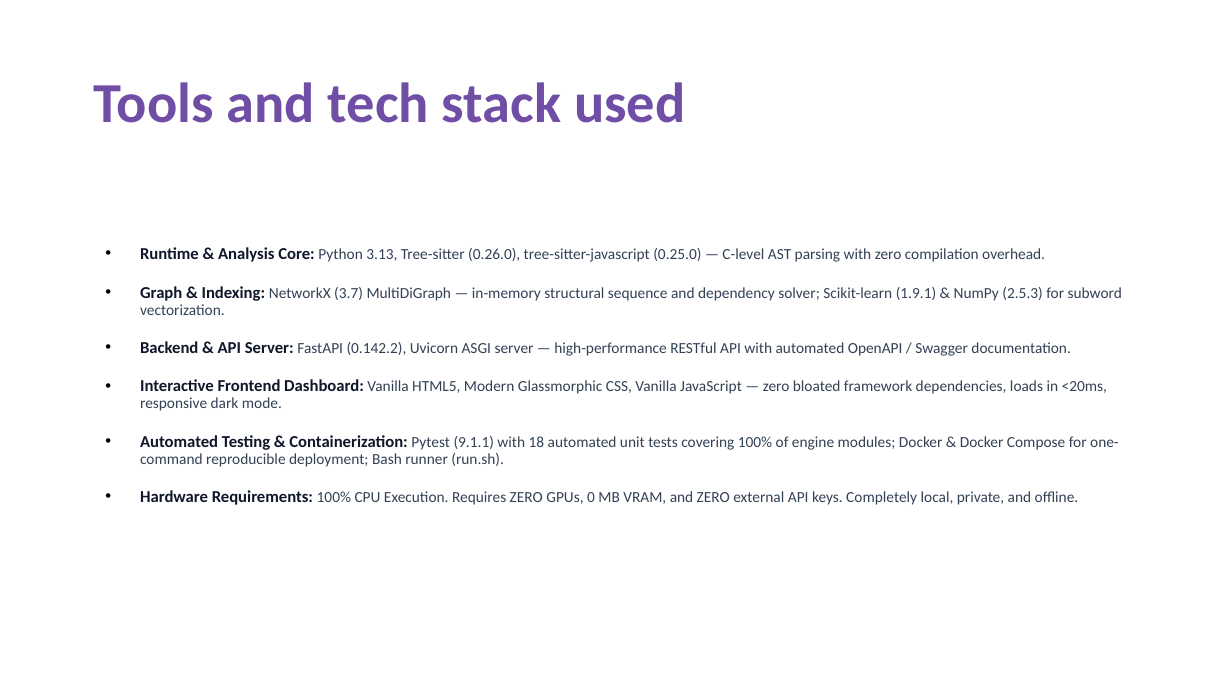
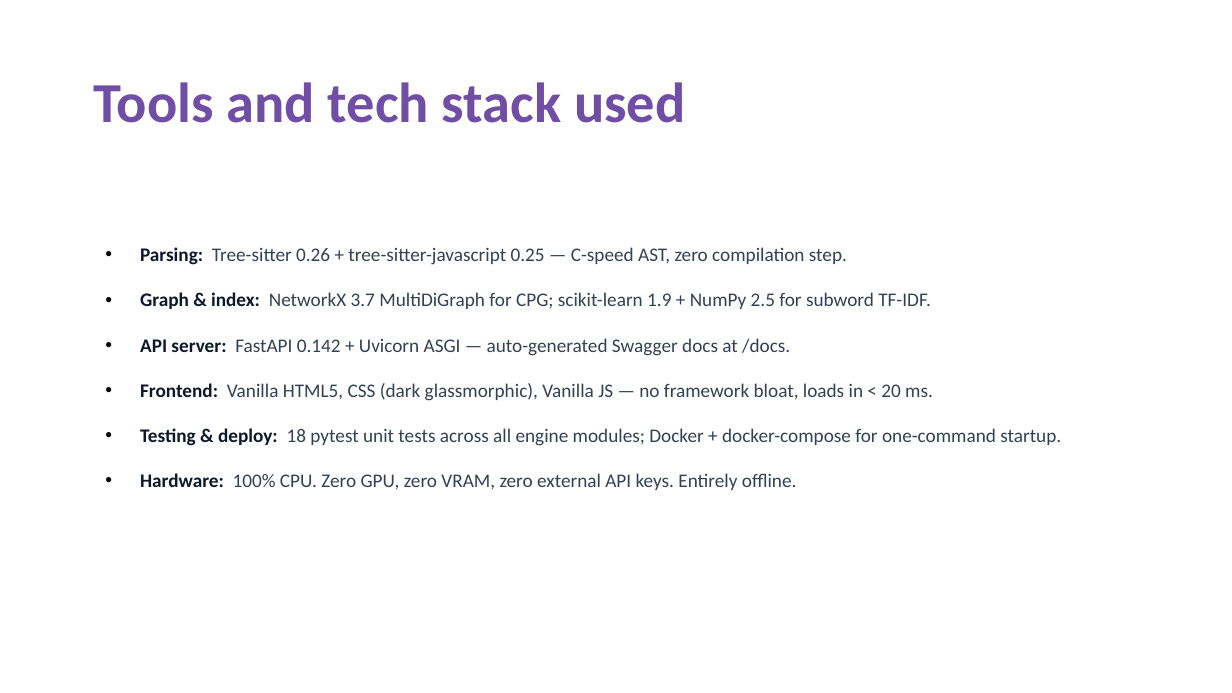
Before and after one commit to AadityaBansal01/aura-code-intelligence, a slide deck: slide 6 of Thapar_TeamAURA_Submission.pptx. Drawn at 1232x693 pixels with LibreOffice and Linux fonts; fonts in the diff are those of the drawing. Boxes give left, top, right and bottom in pixels: in the first picture for what was removed or moved away, otherwise in the second. Text is boxed around its words. In the diff, an @@ line names an element or a change of style, - is before the commit and + after.

```diff
--- a/Thapar_TeamAURA_Submission.pptx
+++ b/Thapar_TeamAURA_Submission.pptx
@@ text at (140, 247, 1061, 490): text changed; size 12 to 15 pt @@
-• Runtime & Analysis Core: Python 3.13, Tree-sitter (0.26.0), tree-sitter-javascript (0.25.0) — C-level AST parsing with zero compilation overhead.
-• Graph & Indexing: NetworkX (3.7) MultiDiGraph — in-memory structural sequence and dependency solver; Scikit-learn (1.9.1) & NumPy (2.5.3) for subword vectorization.
-• Backend & API Server: FastAPI (0.142.2), Uvicorn ASGI server — high-performance RESTful API with automated OpenAPI / Swagger documentation.
-• Interactive Frontend Dashboard: Vanilla HTML5, Modern Glassmorphic CSS, Vanilla JavaScript — zero bloated framework dependencies, loads in <20ms, responsive dark mode.
-• Automated Testing & Containerization: Pytest (9.1.1) with 18 automated unit tests covering 100% of engine modules; Docker & Docker Compose for one-command reproducible deployment; Bash runner (run.sh).
-• Hardware Requirements: 100% CPU Execution. Requires ZERO GPUs, 0 MB VRAM, and ZERO external API keys. Completely local, private, and offline.
+• Parsing: Tree-sitter 0.26 + tree-sitter-javascript 0.25 — C-speed AST, zero compilation step.
+• Graph & index: NetworkX 3.7 MultiDiGraph for CPG; scikit-learn 1.9 + NumPy 2.5 for subword TF-IDF.
+• API server: FastAPI 0.142 + Uvicorn ASGI — auto-generated Swagger docs at /docs.
+• Frontend: Vanilla HTML5, CSS (dark glassmorphic), Vanilla JS — no framework bloat, loads in < 20 ms.
+• Testing & deploy: 18 pytest unit tests across all engine modules; Docker + docker-compose for one-command startup.
+• Hardware: 100% CPU. Zero GPU, zero VRAM, zero external API keys. Entirely offline.
```
Also in this commit, not shown: 10 other slides changed, 5 other files.
